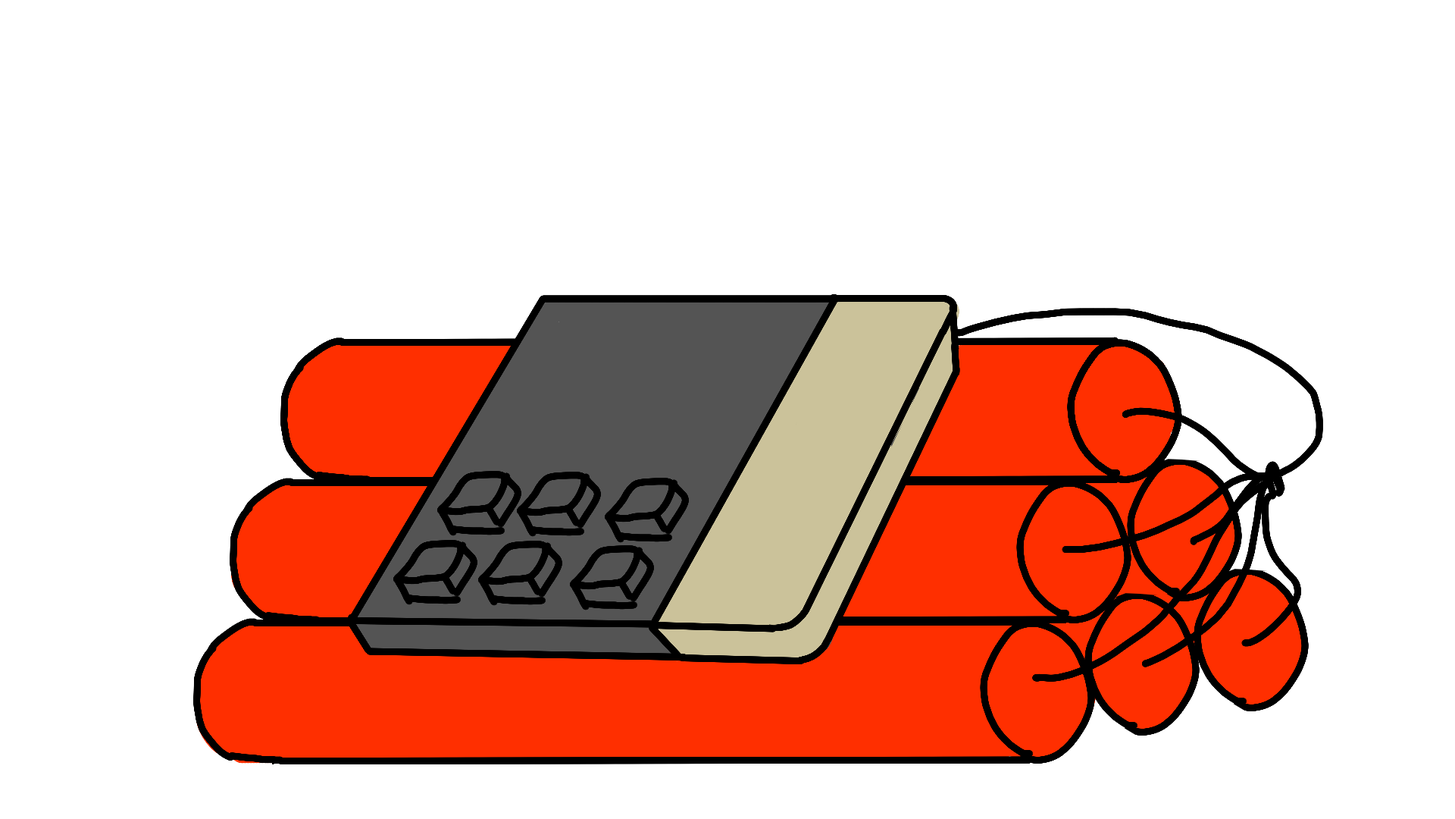
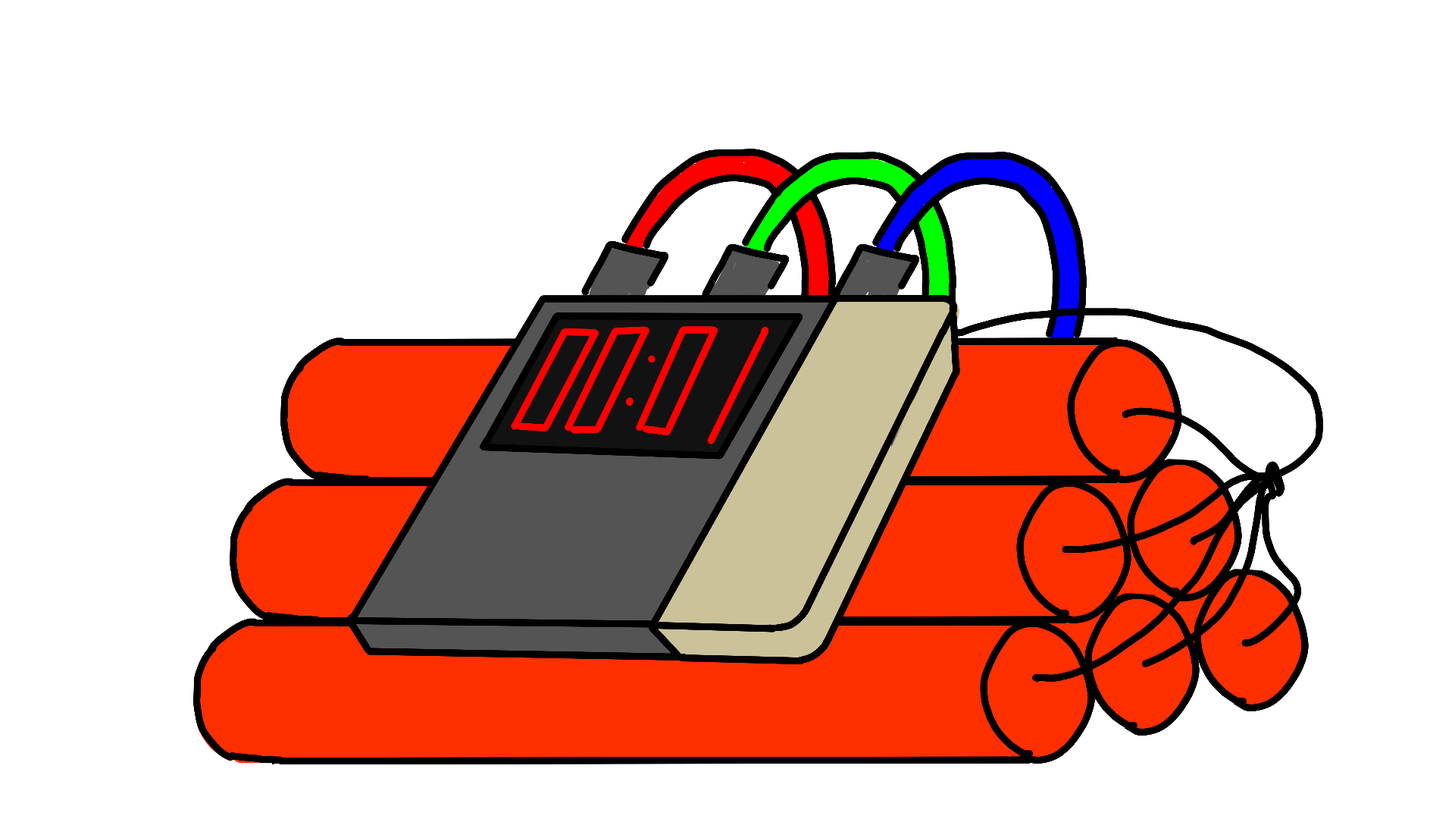
The second 1455×819 image is a revision of the first. Changes to its layers:
hid "Buttons" over [393, 470, 690, 611]
painted on "Bomb" over [479, 312, 804, 460]
painted on "BombColor" over [488, 316, 799, 455]
added layer "Cables. kopia" above "CablesColor" over [581, 148, 1087, 339]
added layer "CablesColor" above "Tło" over [586, 152, 1084, 341]
